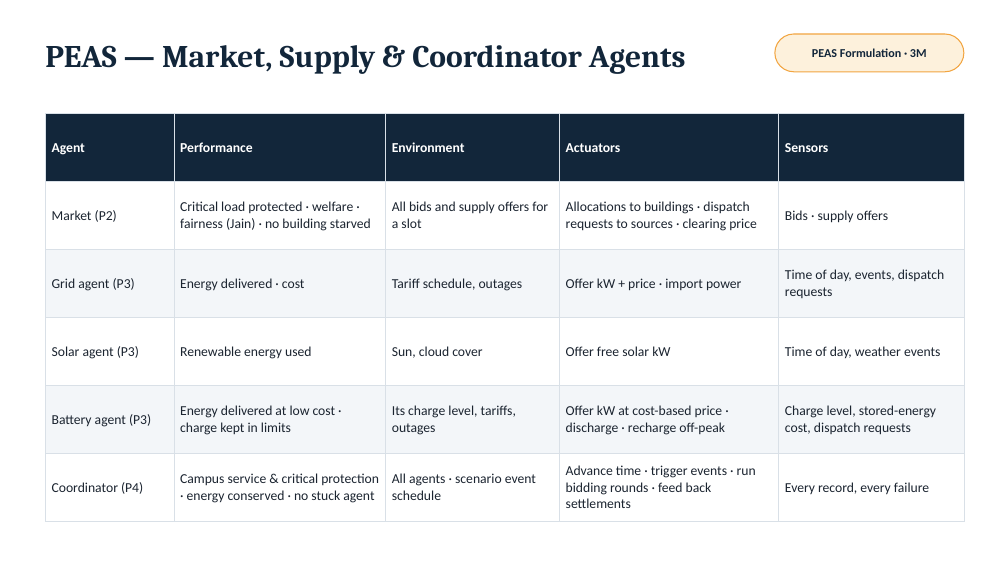
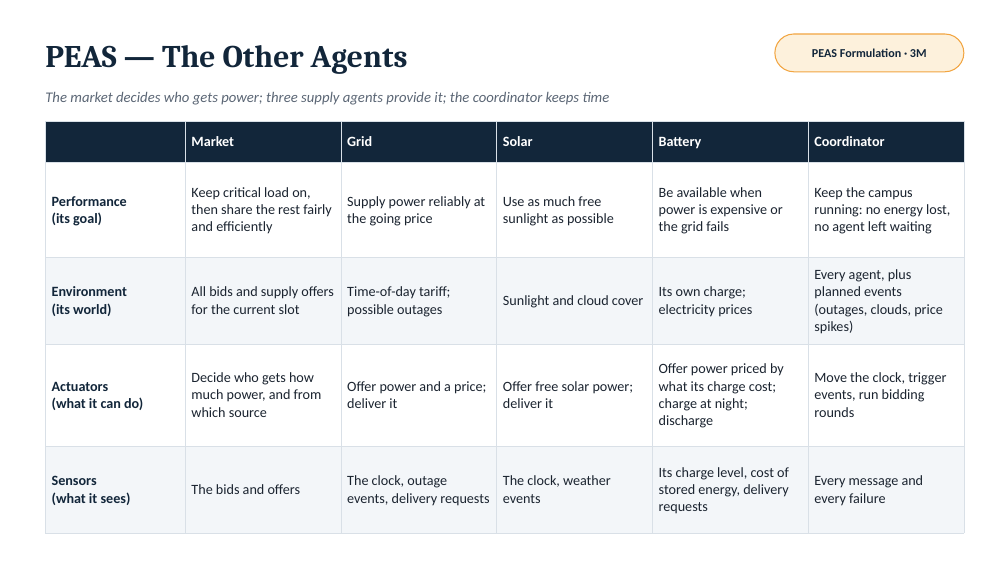
Before and after one commit to Shan713/GridWeave, a slide deck: slide 4 of presentations/GridWeave_Review1.pptx (slide 5 before the commit). Drawn at 1008x567 pixels with LibreOffice and Linux fonts; fonts in the diff are those of the drawing. Boxes give left, top, right and bottom in pixels: in the first picture for what was removed or moved away, otherwise in the second. Text is boxed around its words. In the diff, an @@ line names an element or a change of style, - is before the commit and + after.

Commit message:
Simplify Review 1 PEAS and forecasting slides, remove workstream labels

```diff
--- a/presentations/GridWeave_Review1.pptx
+++ b/presentations/GridWeave_Review1.pptx
@@ text at (45,45,408,74): text changed @@
-PEAS — Market, Supply & Coordinator Agents
+PEAS — The Other Agents
@@ text added at (45,92,610,105), 14 pt, text #5B6675, italic @@
+The market decides who gets power; three supply agents provide it; the coordinator keeps time
@@ table at (45,121,964,518) @@
-Agent | Performance | Environment | Actuators | Sensors
-Market (P2) | Critical load protected · welfare · fairness (Jain) · no building starved | All bids and supply offers for a slot | Allocations to buildings · dispatch requests to sources · clearing price | Bids · supply offers
-Grid agent (P3) | Energy delivered · cost | Tariff schedule, outages | Offer kW + price · import power | Time of day, events, dispatch requests
-Solar agent (P3) | Renewable energy used | Sun, cloud cover | Offer free solar kW | Time of day, weather events
-Battery agent (P3) | Energy delivered at low cost · charge kept in limits | Its charge level, tariffs, outages | Offer kW at cost-based price · discharge · recharge off-peak | Charge level, stored-energy cost, dispatch requests
-Coordinator (P4) | Campus service & critical protection · energy conserved · no stuck agent | All agents · scenario event schedule | Advance time · trigger events · run bidding rounds · feed back settlements | Every record, every failure
+ | Market | Grid | Solar | Battery | Coordinator
+Performance / (its goal) | Keep critical load on, then share the rest fairly and efficiently | Supply power reliably at the going price | Use as much free sunlight as possible | Be available when power is expensive or the grid fails | Keep the campus running: no energy lost, no agent left waiting
+Environment / (its world) | All bids and supply offers for the current slot | Time-of-day tariff; possible outages | Sunlight and cloud cover | Its own charge; electricity prices | Every agent, plus planned events (outages, clouds, price spikes)
+Actuators / (what it can do) | Decide who gets how much power, and from which source | Offer power and a price; deliver it | Offer free solar power; deliver it | Offer power priced by what its charge cost; charge at night; discharge | Move the clock, trigger events, run bidding rounds
+Sensors / (what it sees) | The bids and offers | The clock, outage events, delivery requests | The clock, weather events | Its charge level, cost of stored energy, delivery requests | Every message and every failure
@@ table: place and size @@
-table at (45,113,964,512)
+table at (45,121,964,518)
```
Also in this commit, not shown: 1 other slide changed, 2 slides added, 2 slides removed, 3 other files.
